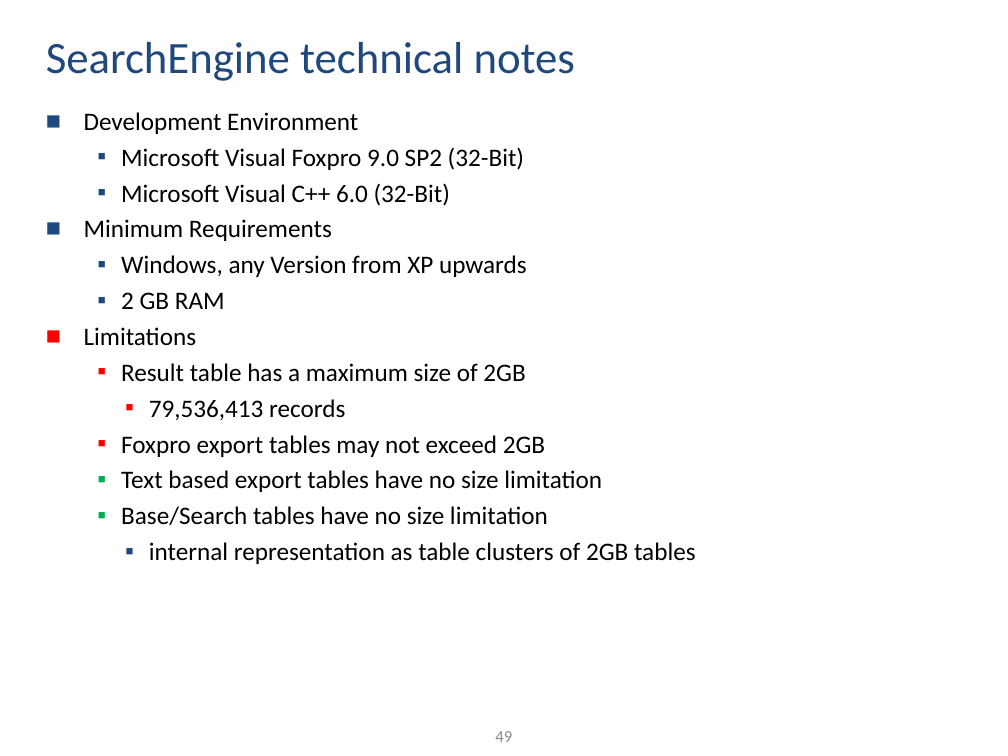
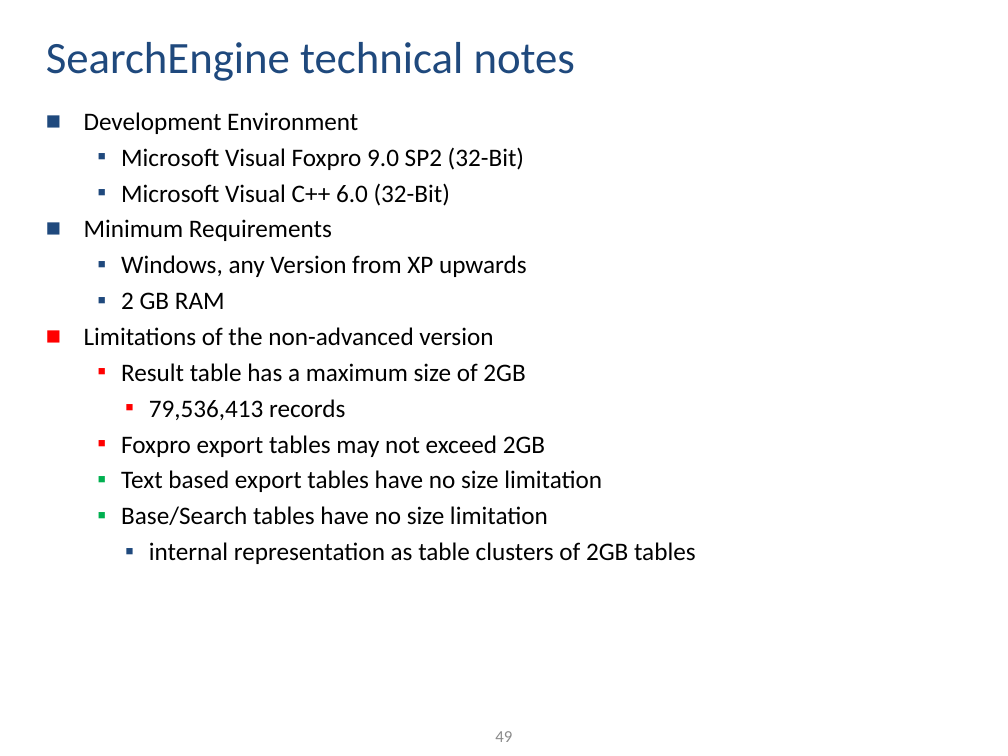
Before and after one commit to ThorstenDoherr/searchengine, a slide deck: slide 49 of doc/Manual.pptx. Drawn at 1008x756 pixels with LibreOffice and Linux fonts; fonts in the diff are those of the drawing. Boxes give left, top, right and bottom in pixels: in the first picture for what was removed or moved away, otherwise in the second. Text is boxed around its words. In the diff, an @@ line names an element or a change of style, - is before the commit and + after.

```diff
--- a/doc/Manual.pptx
+++ b/doc/Manual.pptx
@@ text at (84, 327, 493, 346): text changed @@
-■ Limitations
+■ Limitations of the non-advanced version
```
Also in this commit, not shown: 9 other slides changed, 1 other file.
